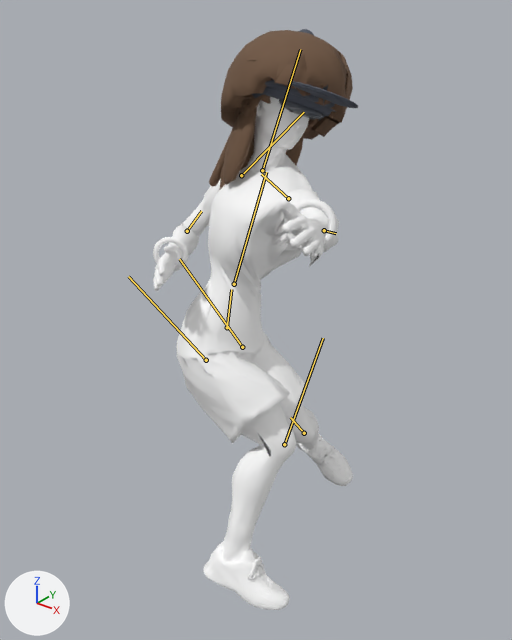
Renders of the glTF model art/blender/golfer-motion-r6.glb from each side of a commit.
Camera for both pictures: a 50 mm lens placed at (1.352, -1.549, 1.851), pointed at (0.131, -0.023, 0.905). Lighting does not change. The marker at lower left points along +X, +Y and +Z. The older version comes first. Both versions are drawn at frame 10 of the action 'backhand_io_left'; the numbers are the values there. The bones that bend it are drawn over the model as lines.

The first picture shows 'accessory_wristbandL', 'accessory_wristbandR', 'body', 'glasses_round', 'glasses_sport', 'hair_afro', 'hair_braids', 'hair_long', 'hair_wavy', 'headwear_beanie', 'headwear_bucket', 'headwear_cap', 'headwear_visor'.
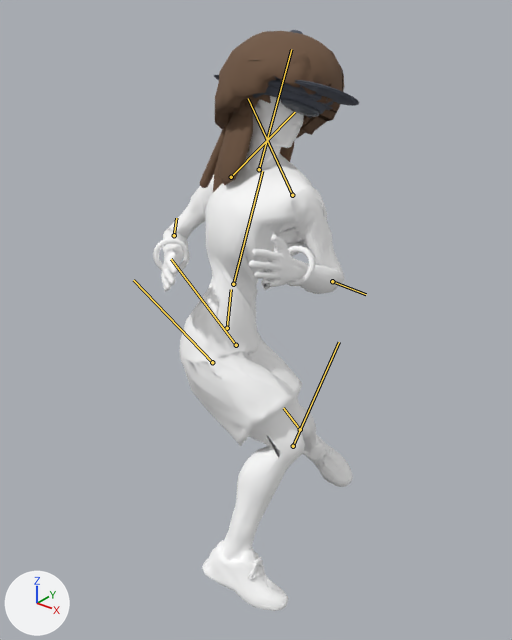
Location of each change, [x1, y1, x2, y2] in pixels of the pictures (512 x 640 px):
```json
{"object": "body", "change": "posed", "before": [153, 97, 353, 610], "after": [161, 96, 353, 611]}
{"object": "hair_afro", "change": "posed", "before": [221, 30, 353, 140], "after": [215, 31, 344, 138]}
{"object": "hair_long", "change": "posed", "before": [220, 95, 319, 189], "after": [213, 95, 312, 192]}
{"object": "accessory_wristbandL", "change": "posed", "before": [286, 199, 337, 250], "after": [286, 246, 315, 286]}
{"object": "headwear_beanie", "change": "posed", "before": [252, 29, 332, 120], "after": [252, 30, 326, 114], "on screen": "mostly hidden"}
{"object": "hair_braids", "change": "posed", "before": [209, 95, 314, 186], "after": [200, 113, 232, 188]}
{"object": "headwear_cap", "change": "posed", "before": [289, 83, 358, 108], "after": [295, 82, 359, 106]}
{"object": "headwear_bucket", "change": "posed", "before": [265, 80, 336, 112], "after": [268, 80, 333, 110]}
{"object": "accessory_wristbandR", "change": "posed", "before": [153, 237, 188, 271], "after": [153, 238, 190, 272]}
{"object": "glasses_sport", "change": "posed", "before": [279, 100, 323, 119], "after": [281, 99, 320, 117]}
{"object": "headwear_visor", "change": "posed", "before": [288, 81, 358, 107], "after": [295, 80, 359, 103], "on screen": "mostly hidden"}
{"object": "hair_wavy", "change": "posed", "before": [239, 94, 313, 124], "after": [232, 95, 306, 120], "on screen": "mostly hidden"}
{"object": "headwear_backcap", "change": "posed", "after": [214, 75, 219, 80], "on screen": "not visible before"}
{"bone": "root", "before": "(227, 327) to (231, 289)", "after": "(227, 328) to (231, 289)"}
{"bone": "hipL", "before": "(242, 347) to (179, 259)", "after": "(236, 345) to (171, 259)"}
{"bone": "knL", "before": "(304, 433) to (290, 417)", "after": "(300, 429) to (283, 408)"}
{"bone": "hipR", "before": "(206, 360) to (128, 276)", "after": "(212, 362) to (133, 280)"}
{"bone": "knR", "before": "(284, 444) to (323, 338)", "after": "(293, 446) to (339, 342)"}
{"bone": "spine", "before": "(234, 284) to (266, 172)", "after": "(233, 284) to (262, 171)"}
{"bone": "head", "before": "(262, 170) to (300, 49)", "after": "(259, 169) to (291, 49)"}
{"bone": "shL", "before": "(288, 198) to (261, 174)", "after": "(292, 195) to (248, 98)"}
{"bone": "elL", "before": "(324, 230) to (336, 233)", "after": "(332, 281) to (366, 294)"}
{"bone": "elR", "before": "(187, 231) to (201, 211)", "after": "(174, 235) to (176, 218)"}
```

Scene script edits in JSON lines:
```json
{"block": "bone_root", "where": "bone_root = bpy.data.objects['ChainsRig'].pose.bones['root']"}
{"op": "set", "path": "bone_root.location", "old": "(0.0, -0.134, 0.0)", "new": "(0.0, -0.135, 0.0)"}
{"op": "set", "path": "bone_root.rotation_quaternion", "old": "(0.716, -0.066, -0.691, 0.065)", "new": "(0.8, -0.067, -0.593, 0.054)", "note": "degrees (-79, -79, 79) -> degrees (-31, -70, 30)"}
{"block": "bone_hipl", "where": "bone_hipl = bpy.data.objects['ChainsRig'].pose.bones['hipL']  # child of 'root'"}
{"op": "set", "path": "bone_hipl.rotation_quaternion", "old": "(0.857, 0.253, -0.363, -0.264)", "new": "(0.806, 0.297, -0.458, -0.228)", "note": "degrees (46, -29, -47) -> degrees (60, -37, -53)"}
{"block": "bone_knl", "where": "bone_knl = bpy.data.objects['ChainsRig'].pose.bones['knL']  # child of 'hipL'"}
{"op": "set", "path": "bone_knl.rotation_quaternion", "old": "(0.841, -0.541, 0.0, 0.0)", "new": "(0.851, -0.525, 0.0, 0.0)", "note": "degrees (-65, 0, 0) -> degrees (-63, 0, 0)"}
{"block": "bone_hipr", "where": "bone_hipr = bpy.data.objects['ChainsRig'].pose.bones['hipR']  # child of 'root'"}
{"op": "set", "path": "bone_hipr.rotation_quaternion", "old": "(0.872, 0.447, 0.195, -0.033)", "new": "(0.888, 0.449, 0.095, 0.03)", "note": "degrees (56, 22, 7) -> degrees (54, 8, 8)"}
{"block": "bone_knr", "where": "bone_knr = bpy.data.objects['ChainsRig'].pose.bones['knR']  # child of 'hipR'"}
{"op": "set", "path": "bone_knr.rotation_quaternion", "old": "(0.852, -0.524, 0.0, 0.0)", "new": "(0.831, -0.556, 0.0, 0.0)", "note": "degrees (-63, 0, 0) -> degrees (-68, 0, 0)"}
{"block": "bone_spine", "where": "bone_spine = bpy.data.objects['ChainsRig'].pose.bones['spine']  # child of 'root'"}
{"op": "set", "path": "bone_spine.rotation_quaternion", "old": "(0.502, 0.033, -0.86, 0.082)", "new": "(0.451, 0.053, -0.887, 0.082)", "note": "degrees (13, -120, -3) -> degrees (10, -126, 2)"}
{"block": "bone_head", "where": "bone_head = bpy.data.objects['ChainsRig'].pose.bones['head']  # child of 'spine'"}
{"op": "set", "path": "bone_head.rotation_quaternion", "old": "(0.691, 0.009, 0.723, 0.01)", "new": "(0.67, 0.007, 0.742, 0.007)", "note": "degrees (-30, 93, -30) -> degrees (-11, 96, -11)"}
{"block": "bone_shl", "where": "bone_shl = bpy.data.objects['ChainsRig'].pose.bones['shL']  # child of 'spine'"}
{"op": "set", "path": "bone_shl.rotation_quaternion", "old": "(0.738, 0.151, 0.07, -0.652)", "new": "(0.881, -0.302, 0.295, -0.195)", "note": "degrees (8, 18, -82) -> degrees (-46, 24, -35)"}
{"block": "bone_ell", "where": "bone_ell = bpy.data.objects['ChainsRig'].pose.bones['elL']  # child of 'shL'"}
{"op": "set", "path": "bone_ell.rotation_quaternion", "old": "(0.95, 0.284, -0.056, -0.017)", "new": "(0.43, 0.897, -0.033, -0.068)", "note": "degrees (33, -6, -4) -> degrees (128, 5, -7)"}
{"block": "bone_elr", "where": "bone_elr = bpy.data.objects['ChainsRig'].pose.bones['elR']  # child of 'shR'"}
{"op": "set", "path": "bone_elr.rotation_quaternion", "old": "(0.625, 0.781, 0.0, 0.0)", "new": "(0.61, 0.792, 0.0, 0.0)", "note": "degrees (103, 0, 0) -> degrees (105, 0, 0)"}
```
